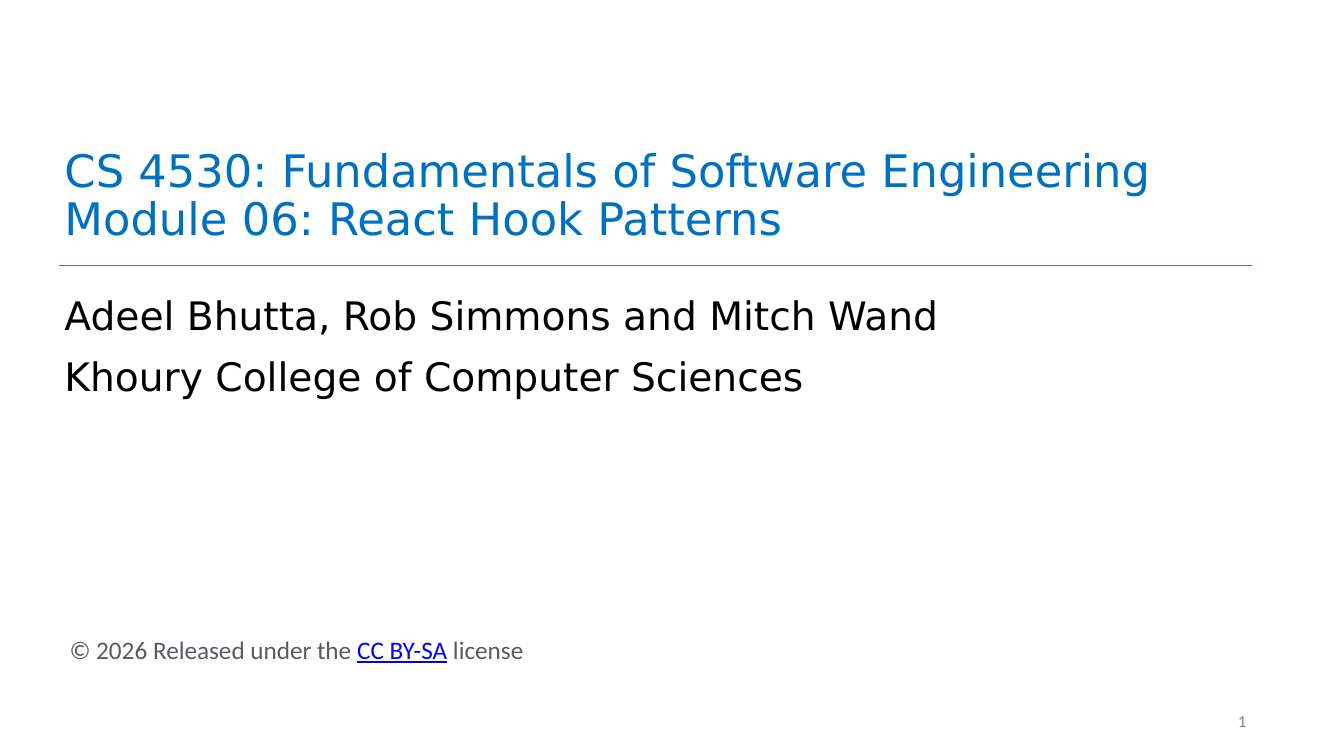
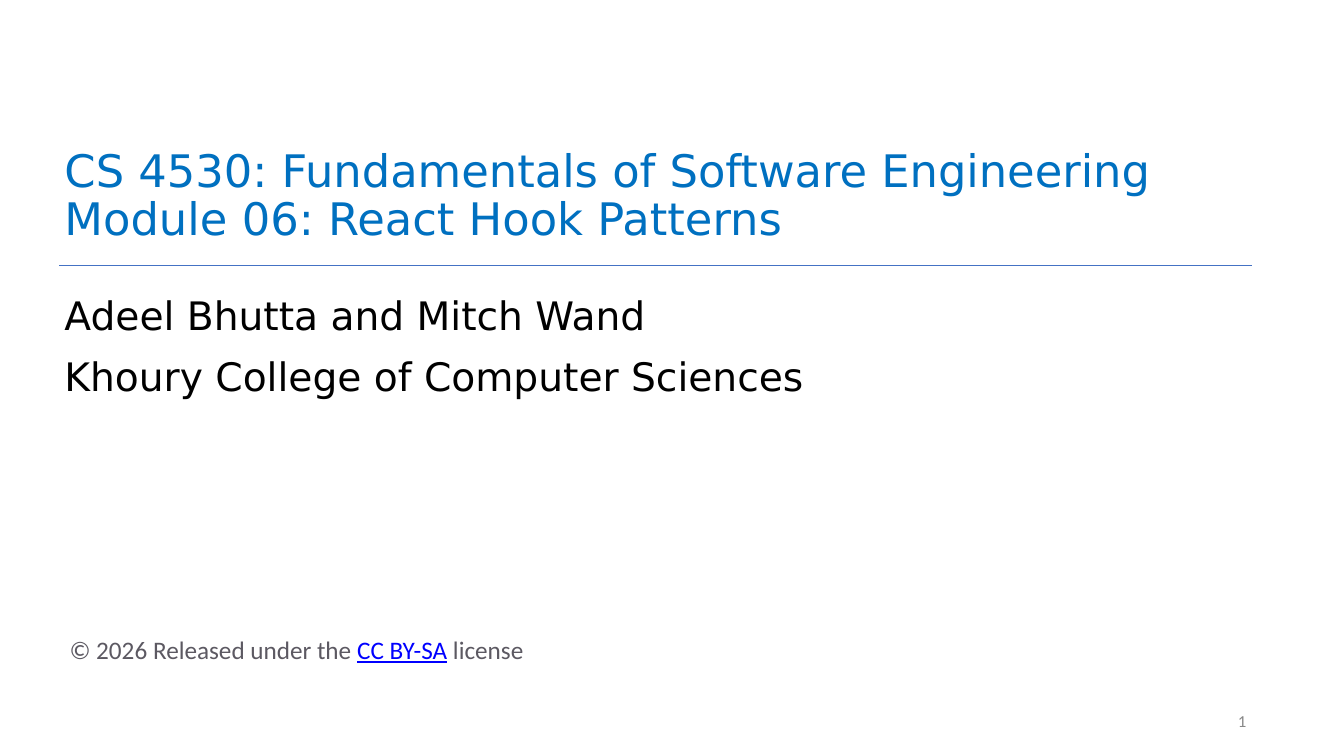
Before and after one commit to neu-se/CS4530-Fall-2026, a slide deck: slide 1 of Slides/Module 06 React Hook Patterns.pptx. Drawn at 1344x756 pixels with LibreOffice and Linux fonts; fonts in the diff are those of the drawing. Boxes give left, top, right and bottom in pixels: in the first picture for what was removed or moved away, otherwise in the second. Text is boxed around its words. In the diff, an @@ line names an element or a change of style, - is before the commit and + after.

```diff
--- a/Slides/Module 06 React Hook Patterns.pptx
+++ b/Slides/Module 06 React Hook Patterns.pptx
@@ text at [64, 300, 645, 331]: text changed @@
-Adeel Bhutta, Rob Simmons and Mitch Wand
+Adeel Bhutta and Mitch Wand
```
Also in this commit, not shown: 2 other slides changed, 4 other files.
